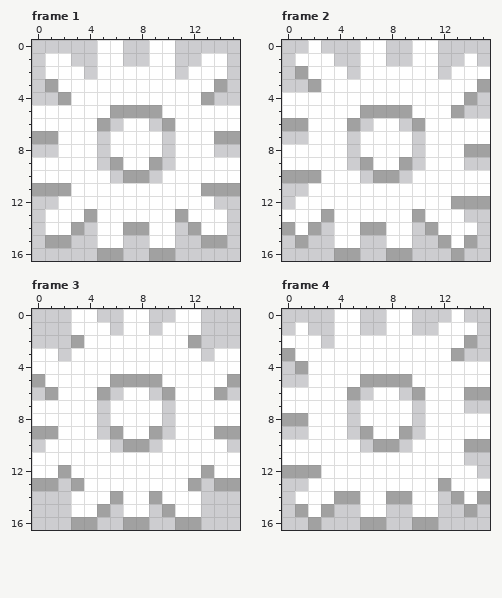
Edited in one commit: pixel-art file (Assets/Art/AespriteFiles/GearSprite.aseprite). The picture above is the old version.
16x17 pixels, 4 frames. Shown: frame 1, frame 2, frame 3, frame 4.
Now the later version:
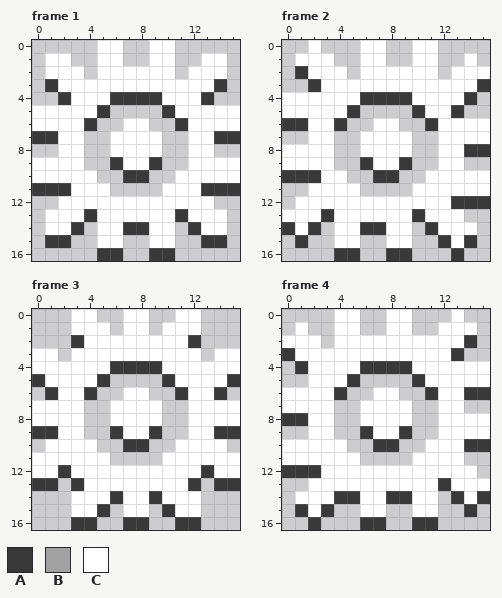
Palette (. is transparent): A #393939  B #a1a1a1  C #ffffff
Author's note on the commit: Added Big Gear, Added instantiating parts in the players hand
The exact change:
Changed rows in their new state; - is an unchanged pixel.
Frame 1:
first column x 0:
 3 -A------------A-
 4 --A---AAAA---A--
 5 -----A....A-----
 6 ----A.----.A----
 7 AA--.------.--AA
 8 ----.------.----
 9 ----.-A--A-.----
10 -----.-AA-.-----
11 AAA---....---AAA
13 ----A------A----
14 ---A---AA---A---
15 -AA----------AA-
16 -----AA--AA-----
Frame 2:
first column x 0:
 2 -A--------------
 3 --A------------A
 4 ------AAAA----A-
 5 -----A....A--A--
 6 AA--A.----.A----
 7 ----.------.----
 8 ----.------.--AA
 9 ----.-A--A-.----
10 AAA--.-AA-.-----
11 ------....------
12 -------------AAA
13 ---A------A-----
14 A-A---AA---A----
15 -A----------A-A-
16 ----AA--AA---A--
Frame 3:
first column x 0:
 2 ---A--------A---
 4 ------AAAA------
 5 A----A....A----A
 6 -A--A.----.A--A-
 7 ----.------.----
 8 ----.------.----
 9 AA--.-A--A-.--AA
10 -----.-AA-.-----
11 ------....------
12 --A----------A--
13 AA-A--------A-AA
14 ------A--A------
15 -----A----A-----
16 ---AA--AA--AA---
Frame 4:
first column x 0:
 2 --------------A-
 3 A------------A--
 4 -A----AAAA------
 5 -----A....A-----
 6 ----A.----.A--AA
 7 ----.------.----
 8 AA--.------.----
 9 ----.-A--A-.----
10 -----.-AA-.---AA
11 ------....------
12 AAA-------------
13 ------------A---
14 ----AA--AA---A-A
15 -A-A----------A-
16 --A---AA--AA----
Boxes around the changes in both pictures, in picture pixels (x1, y1, x2, y2):
changed: (32, 79, 240, 261)
changed: (282, 66, 490, 261)
changed: (32, 335, 240, 530)
changed: (282, 335, 490, 530)
